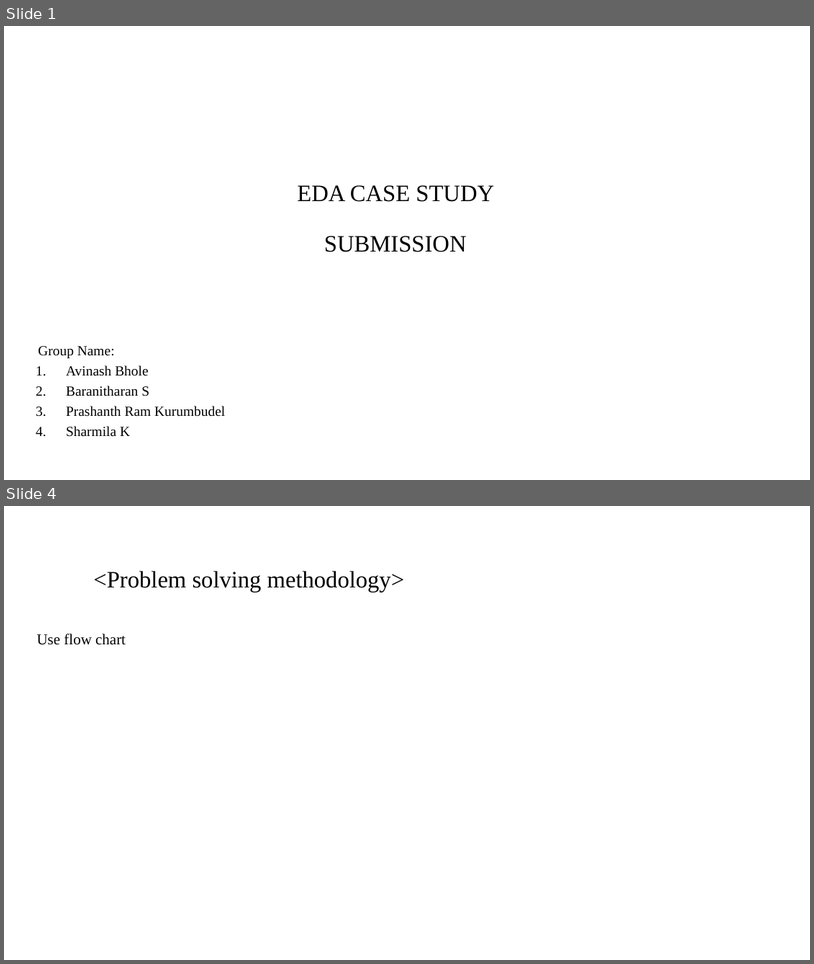
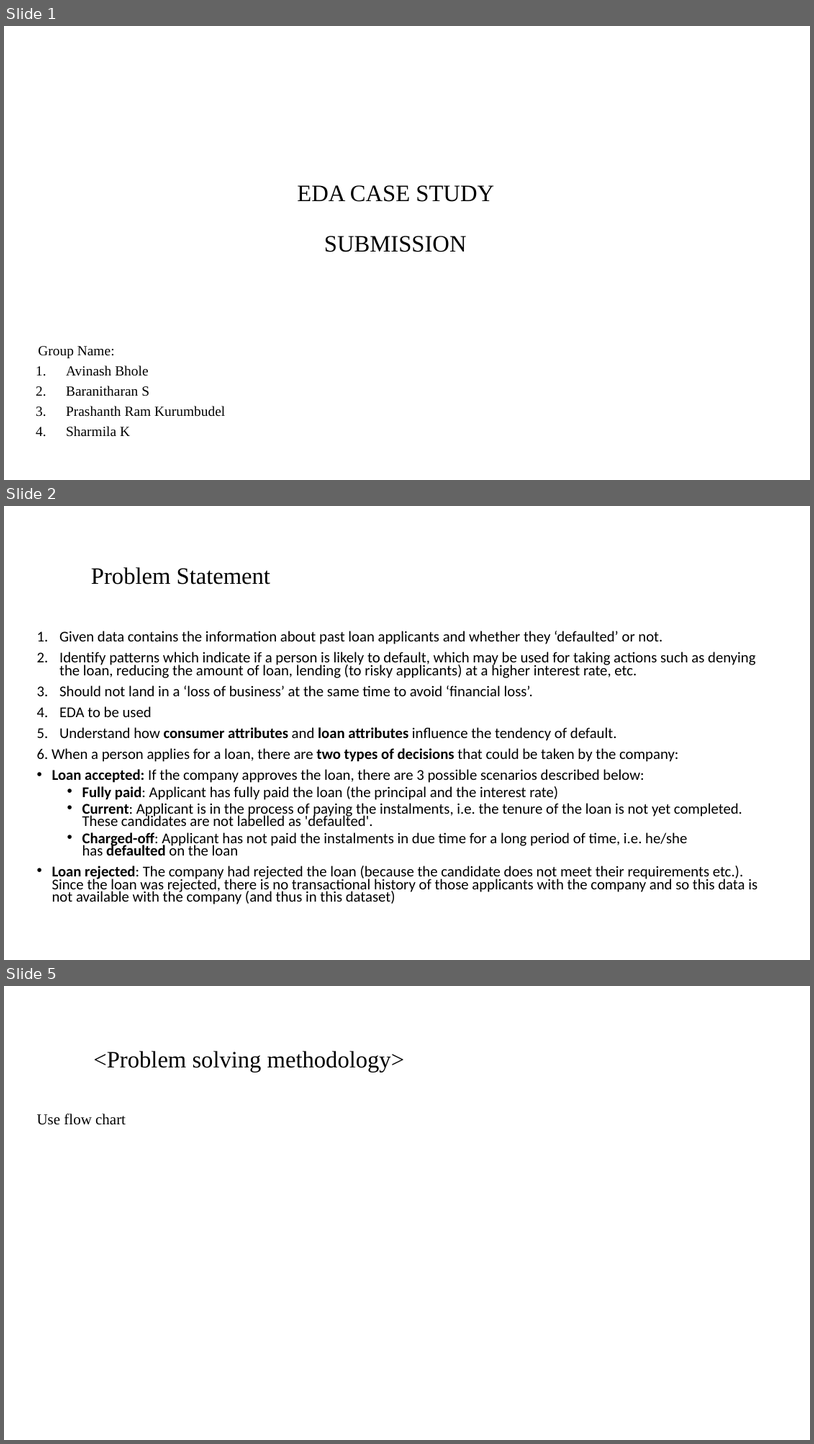
Before and after one commit to pkurumbudel/EDACaseStudy, a slide deck: EDA_Presentation.pptx. Shown one above the other, each under a label of ours: slides 1 and 4 before the commit, slides 1, 2 and 5 after it; the slides between them are not shown. The pictures are 814x964 and 814x1444 pixels, drawn with LibreOffice and Linux fonts; fonts in the diff are those of the drawing; background and template pictures are left out. Boxes give left, top, right and bottom in pixels: in the first picture for what was removed or moved away, otherwise in the second. Text is boxed around its words. In the diff, an @@ line names an element or a change of style, - is before the commit and + after.

Commit message:
Added problem statement in the ppt, removed bankurrptices cleaning in py script

```diff
--- a/EDA_Presentation.pptx
+++ b/EDA_Presentation.pptx
@@ slide 2 added at (4, 506, 810, 960), background #FFFFFF @@
@@ title added at (91, 567, 270, 584), 28 pt, text #000000 @@
+Problem Statement
@@ text added at (37, 631, 758, 904), 17.8 pt, text #000000 @@
+1. Given data contains the information about past loan applicants and whether they ‘defaulted’ or not.
+2. Identify patterns which indicate if a person is likely to default, which may be used for taking actions such as denying the loan, reducing the amount of loan, lending (to risky applicants) at a higher interest rate, etc.
+3. Should not land in a ‘loss of business’ at the same time to avoid ‘financial loss’.
+4. EDA to be used
+5. Understand how consumer attributes and loan attributes influence the tendency of default.
+6. When a person applies for a loan, there are two types of decisions that could be taken by the company:
+• Loan accepted: If the company approves the loan, there are 3 possible scenarios described below:
+  • Fully paid: Applicant has fully paid the loan (the principal and the interest rate)
+  • Current: Applicant is in the process of paying the instalments, i.e. the tenure of the loan is not yet completed. These candidates are not labelled as 'defaulted'.
+  • Charged-off: Applicant has not paid the instalments in due time for a long period of time, i.e. he/she has defaulted on the loan
+• Loan rejected: The company had rejected the loan (because the candidate does not meet their requirements etc.). Since the loan was rejected, there is no transactional history of those applicants with the company and so this data is not available with the company (and thus in this dataset)
@@ what was slide 4 is now slide 5 @@
```
Also in this commit, not shown: 3 slides changed, 1 other slide added, 1 slide removed, 1 other file.
